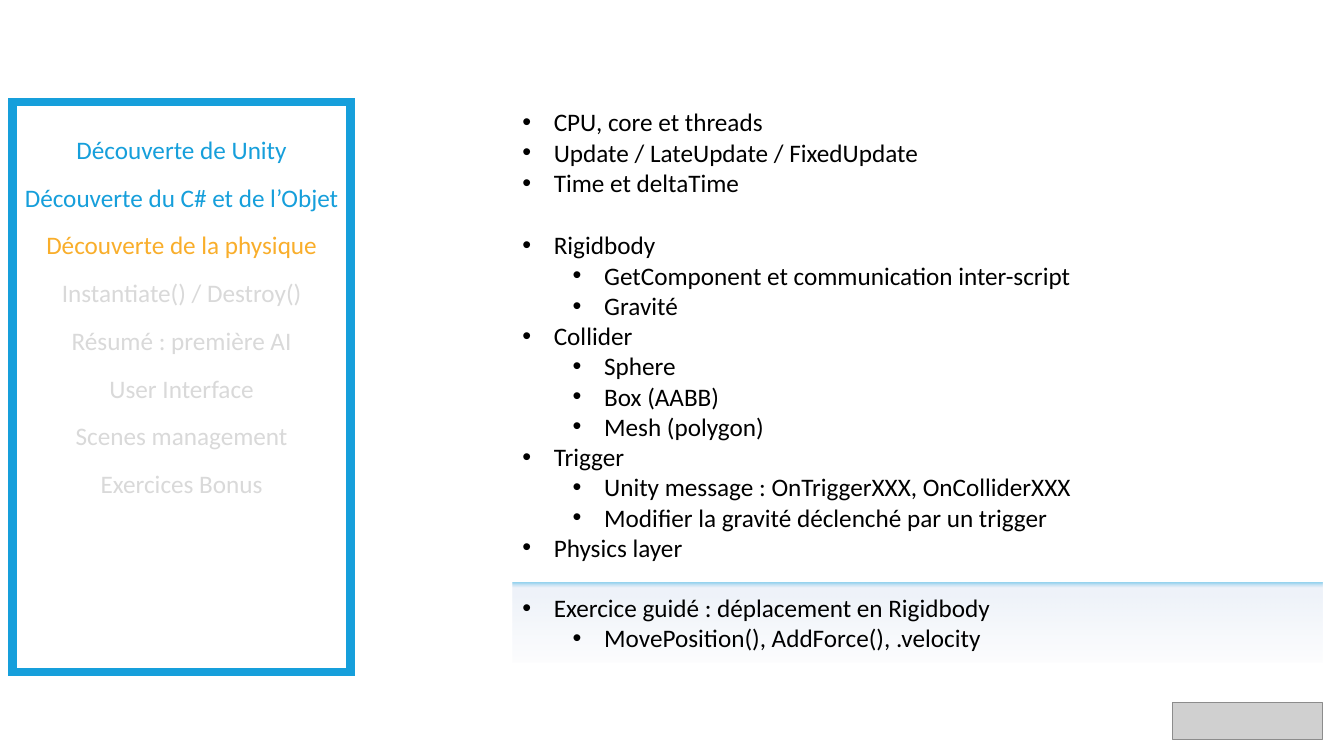
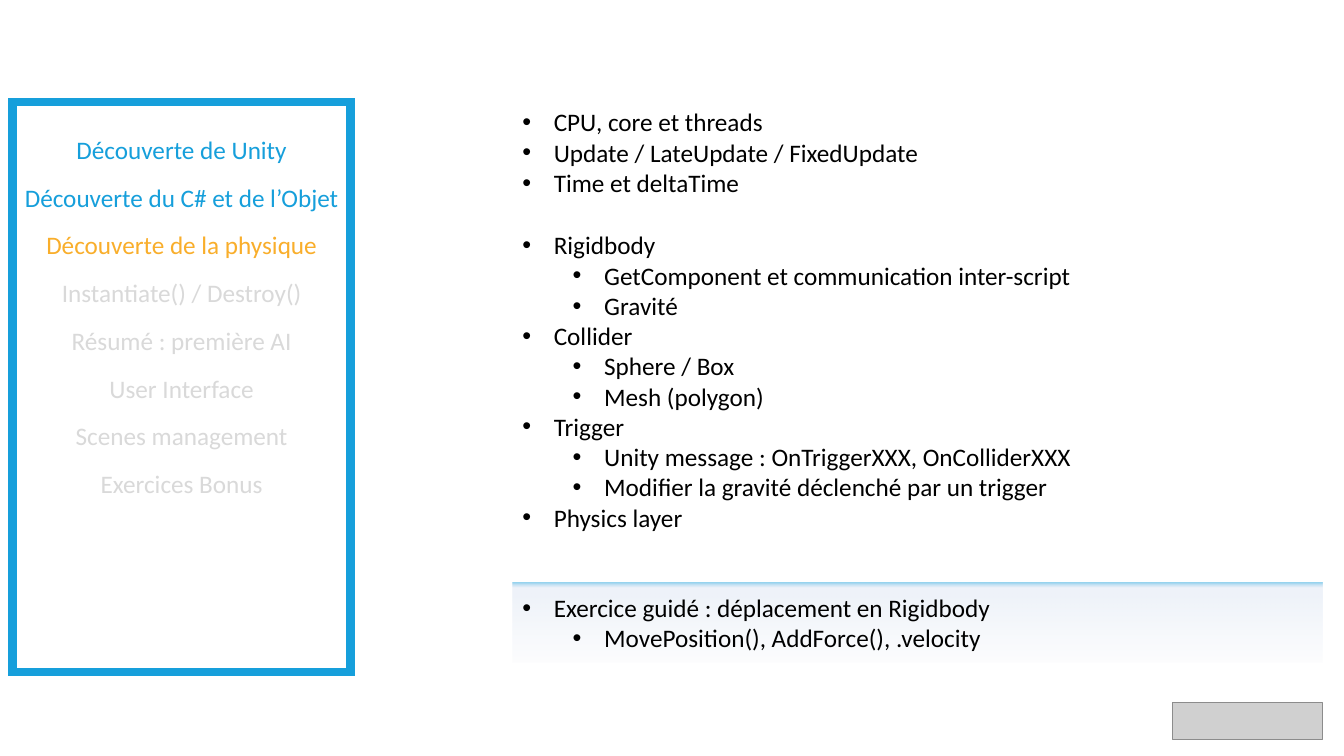
Before and after one commit to Tarteaututo/SHMUP_Template, a slide deck: slide 5 of Documents/Introduction_Unity_Prepa.pptx. Drawn at 1344x756 pixels with LibreOffice and Linux fonts; fonts in the diff are those of the drawing; grey boxes stand for pictures. Boxes give left, top, right and bottom in pixels: in the first picture for what was removed or moved away, otherwise in the second. Text is boxed around its words. In the diff, an @@ line names an element or a change of style, - is before the commit and + after.

Commit message:
Update presentation

```diff
--- a/Documents/Introduction_Unity_Prepa.pptx
+++ b/Documents/Introduction_Unity_Prepa.pptx
@@ text at bbox=[604, 357, 734, 379]: text changed @@
-  • Sphere
-  • Box (AABB)
+  • Sphere / Box
```
